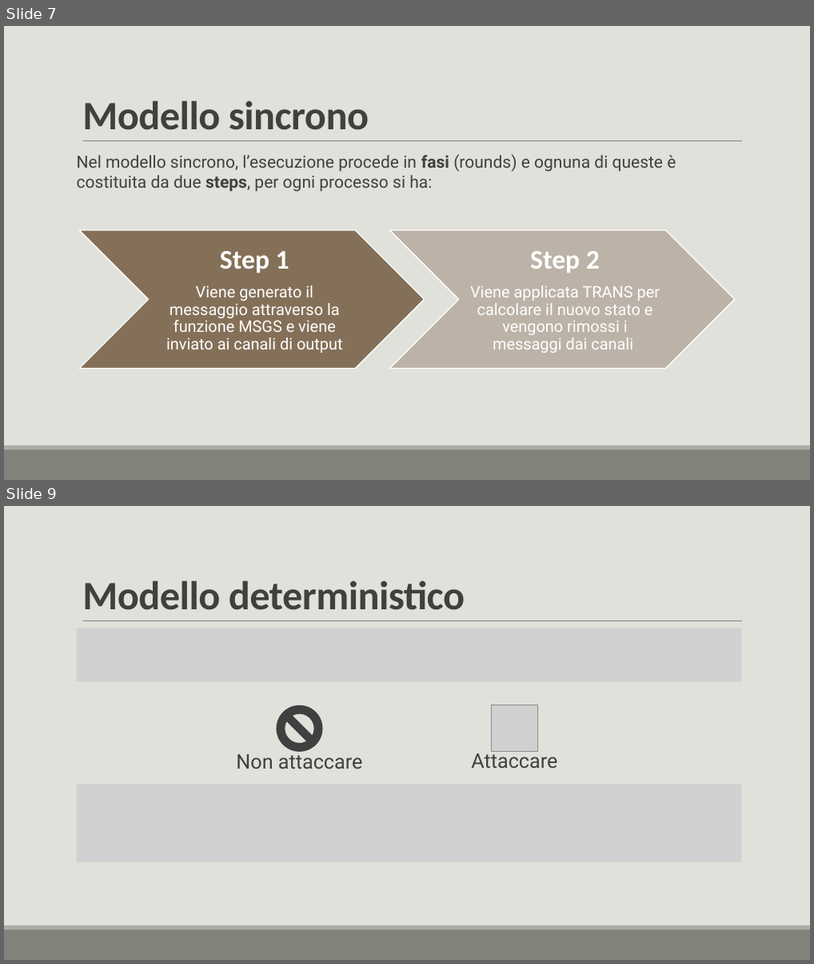
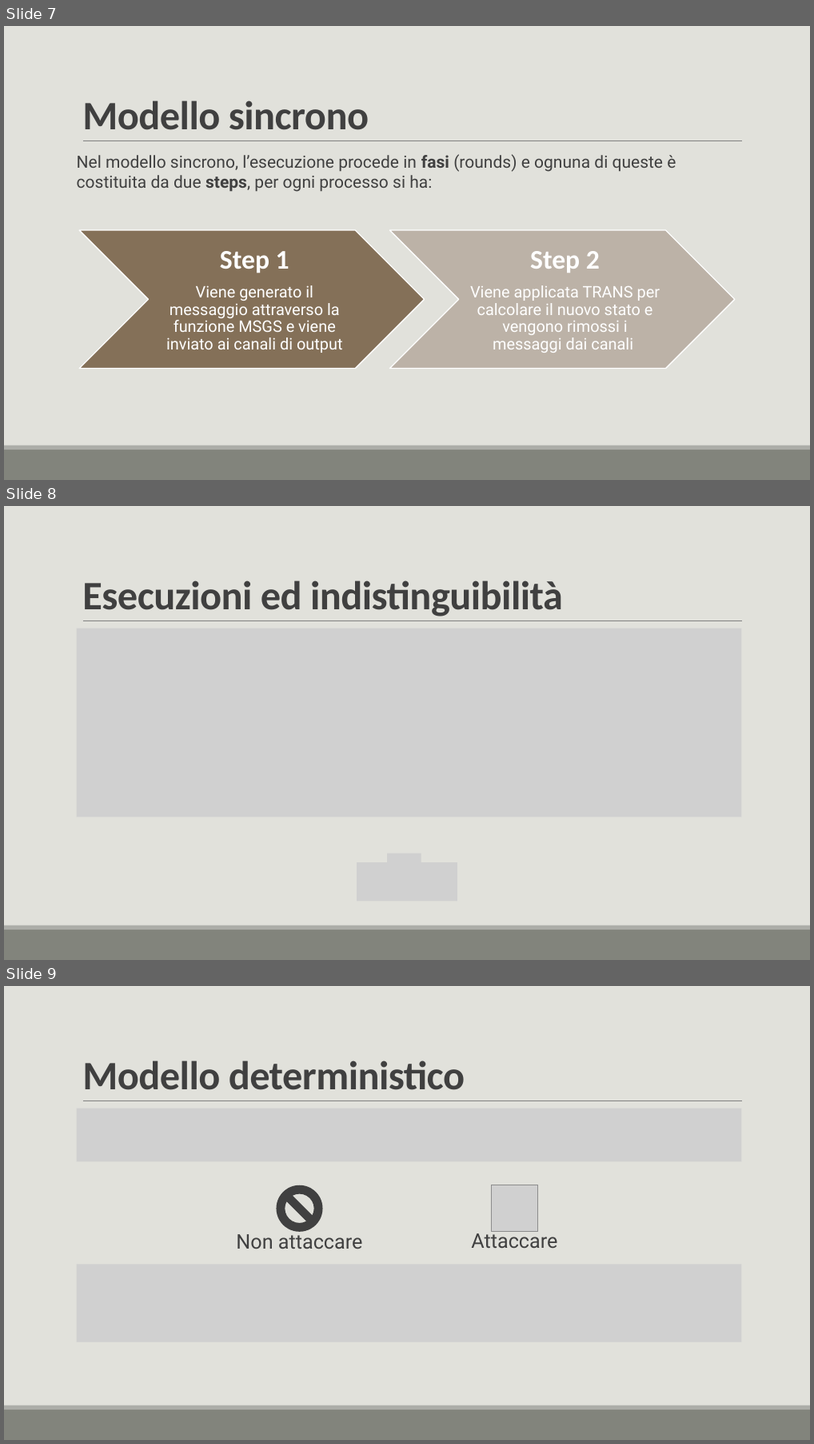
Before and after one commit to lory9894University/mcad, a slide deck: Prensentazione_V2.pptx. Shown one above the other, each under a label of ours: slides 7 and 9 before the commit, slides 7, 8 and 9 after it; the slides between them are not shown. The pictures are 814x964 and 814x1444 pixels, drawn with LibreOffice and Linux fonts; fonts in the diff are those of the drawing; grey boxes stand for pictures. Boxes give left, top, right and bottom in pixels: in the first picture for what was removed or moved away, otherwise in the second. Text is boxed around its words. In the diff, an @@ line names an element or a change of style, - is before the commit and + after.

```diff
--- a/Prensentazione_V2.pptx
+++ b/Prensentazione_V2.pptx
@@ slide 8 added at [4, 506, 810, 960], background #E1E1DB; not listed: 3 template elements that a slide beside it also shows @@
@@ title added at [82, 580, 563, 616], 48 pt, text #404040, bold @@
+Esecuzioni ed indistinguibilità
@@ picture added at [77, 628, 742, 817] @@
@@ picture added at [357, 862, 458, 901] @@
@@ picture added at [387, 853, 422, 884] @@
```
Also in this commit, not shown: 9 slides changed, 5 other slides added, 4 slides removed, 1 other file.
